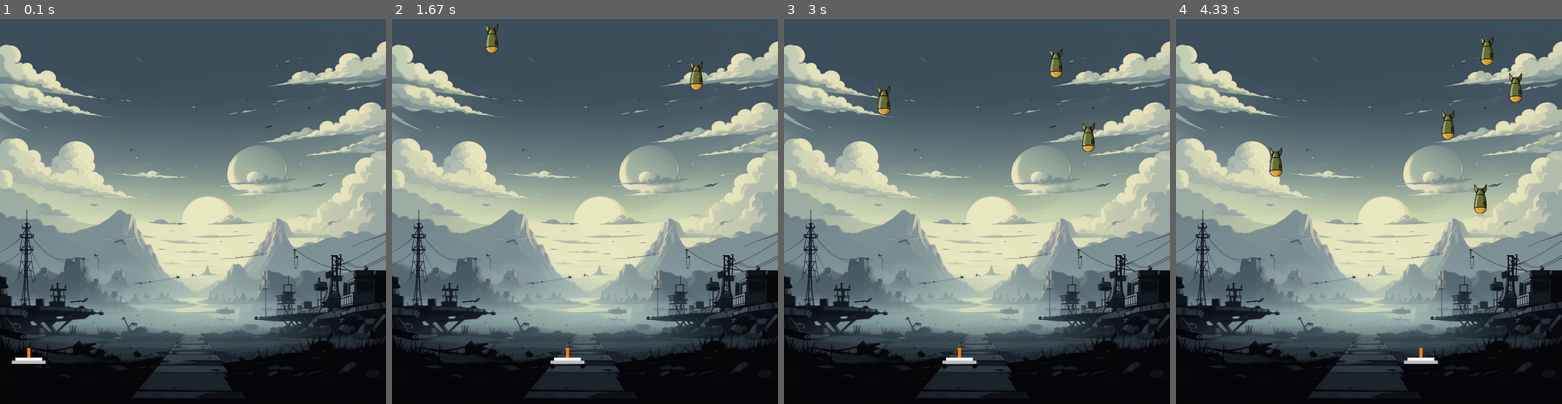
Above: before the commit, frames 1-4 (left to right).
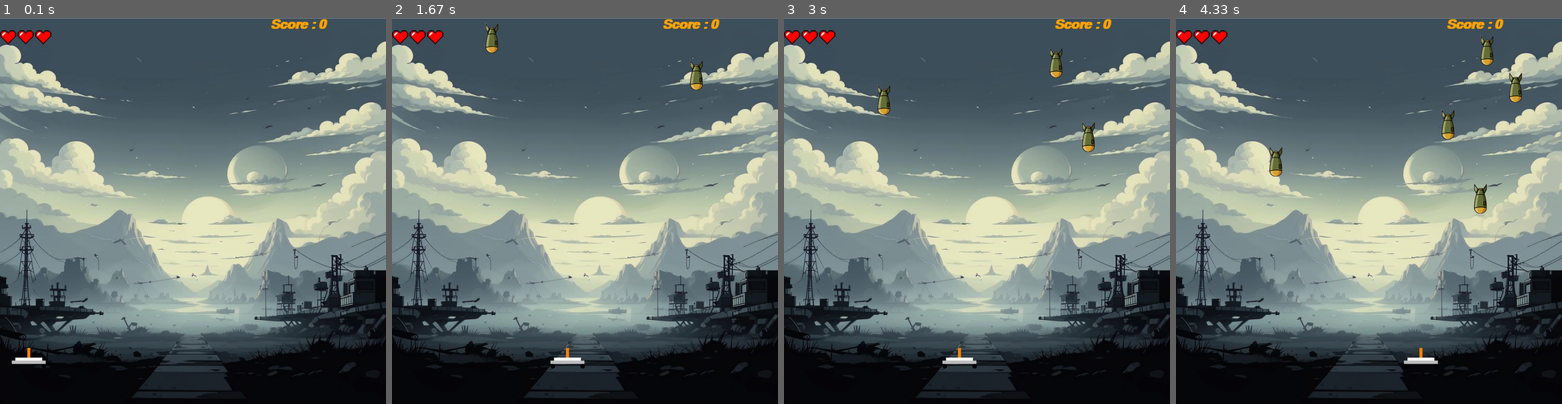
Above: after the commit, the same moments.

Repository: GvGv-gVgV/pyGame
Game: pygame game, started from games.py
The game is run twice, just before and just after one commit, with the same random seed, the same clock (stepped at 60 frames per second) and the same inputs.
Inputs:
- Up to frame 1 (0.1 s): no input
- Up to frame 2 (1.67 s): hold Right 0.33-0.8 s; hold Right 0.83-1.3 s; hold Left from 1.33 s (still down)
- Up to frame 3 (3 s): release Left at 1.87 s; hold Left 1.9-2.3 s; hold Right 2.33-2.97 s
- Up to frame 4 (4.33 s): hold Left 3-3.47 s; hold Right 3.5-3.97 s; hold Right from 4 s (still down)

The runs differ from the first frame. In frame 1, 0.5% of the frame differs, in the area x 0-85%, y 0-7%; in frame 2, 0.5%; in frame 3, 0.5%; in frame 4, 0.5%.

Commit message:
All game without menu

Diff:
--- a/games.py
+++ b/games.py
@@ -9,7 +9,6 @@
 screen = pygame.display.set_mode(size)
 fps = 60
 clock = pygame.time.Clock()
-health = 3
 health_array = ['0.png', '1.png', '2.png', '3.png']
 
 
@@ -25,6 +24,7 @@
 
 all_sprites = pygame.sprite.Group()
 bullet_group = pygame.sprite.Group()
+GOG = pygame.sprite.Group()
 bomb_group = pygame.sprite.Group()
 SPAWN = pygame.USEREVENT + 1
 pygame.time.set_timer(SPAWN, 800)
@@ -40,6 +40,67 @@
 sprite2.rect = sprite2.image.get_rect()
 all_sprites.add(sprite2)
 sprite2.rect.y = height - 200
+
+
+class Health(pygame.sprite.Sprite):
+    health = 3
+    image = load_image(health_array[health])
+
+    def __init__(self, health=health):
+        super().__init__(all_sprites)
+        self.add(all_sprites)
+        self.image = Health.image
+        self.health = health
+        self.rect = self.image.get_rect()
+
+    def Hurt(self):
+        self.health -= 1
+        self.image = load_image(health_array[self.health])
+        if self.health == 0:
+            hp.GameOver()
+
+    def GameOver(self):
+        global running
+        running = False
+        spritee = pygame.sprite.Sprite(GOG)
+        spritee.image = load_image("gameover.png")
+        spritee.rect = sprite.image.get_rect()
+        GOG.add(spritee)
+        spritee.rect.x = -width
+        dist = 250
+        #
+        ch = True
+        while ch:
+            for event in pygame.event.get():
+                if event.type == pygame.QUIT:
+                    ch = False
+            if spritee.rect.x <= -2.5:
+                spritee.rect.x += dist * clock.tick() / 100
+            screen.fill((255, 255, 255))
+            GOG.draw(screen)
+            score.show_score(screen)
+            pygame.display.flip()
+
+
+hp = Health()
+
+
+class Score(object):
+    def __init__(self):
+        self.black = 255, 165, 0
+        self.count = 0
+        self.font = pygame.font.SysFont("comicsans", 50, True, True)
+        self.text = self.font.render("Score : " + str(self.count), True, self.black)
+
+    def show_score(self, screen):
+        screen.blit(self.text, (700, 0))
+
+    def score_up(self):
+        self.count += 1
+        self.text = self.font.render("Score : " + str(self.count), True, self.black)
+
+
+score = Score()
 
 
 class Landing(pygame.sprite.Sprite):
@@ -60,23 +121,11 @@
         if self.rect.y < height - 85:
             self.rect = self.rect.move(0, 2)
         else:
-            Health(health - 1)
+            hp.Hurt()
             self.remove(bomb_group)
         if pygame.sprite.spritecollideany(self, bullet_group):
-            self.image = load_image("boom.png")
             self.remove(bomb_group)
-
-
-class Health(pygame.sprite.Sprite):
-    image = load_image(health_array[health])
-
-    def __init__(self, healtth):
-        super().__init__(all_sprites)
-        self.healtth = healtth
-        self.k = 0
-        self.rect = self.image.get_rect()
-        self.image = load_image(health_array[self.healtth - self.k])
-        self.k -= 1
+            score.score_up()
 
 
 class Bullet(pygame.sprite.Sprite):
@@ -132,6 +181,7 @@
     bullet_group.update()
     bomb_group.draw(screen)
     bomb_group.update()
+    score.show_score(screen)
     clock.tick(fps)
 
     pygame.display.flip()
Binary file added: data/gameover.png
